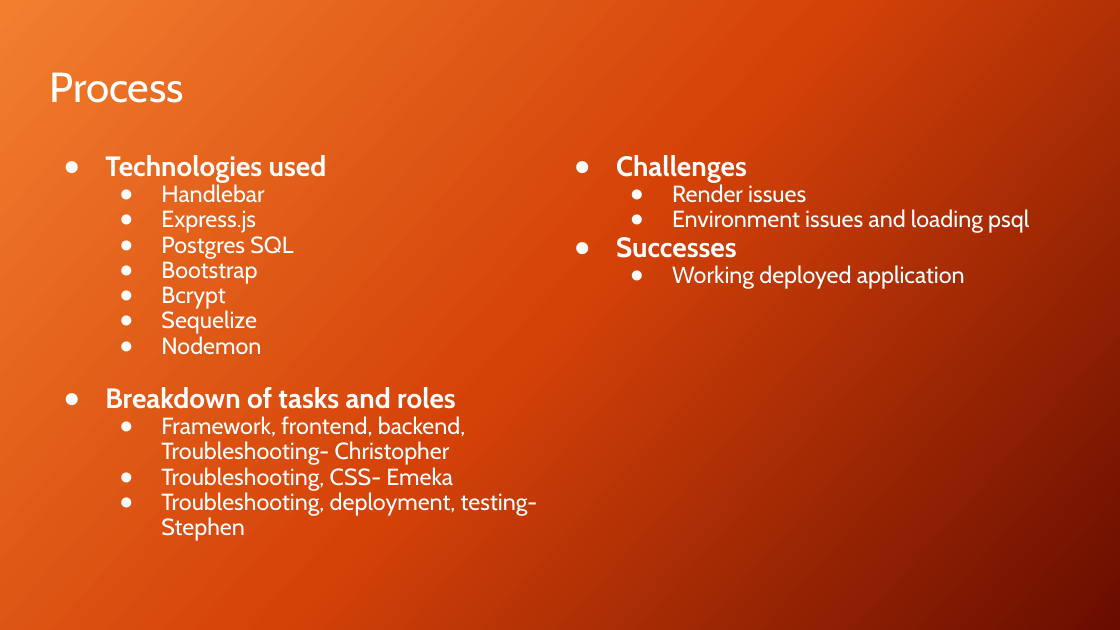
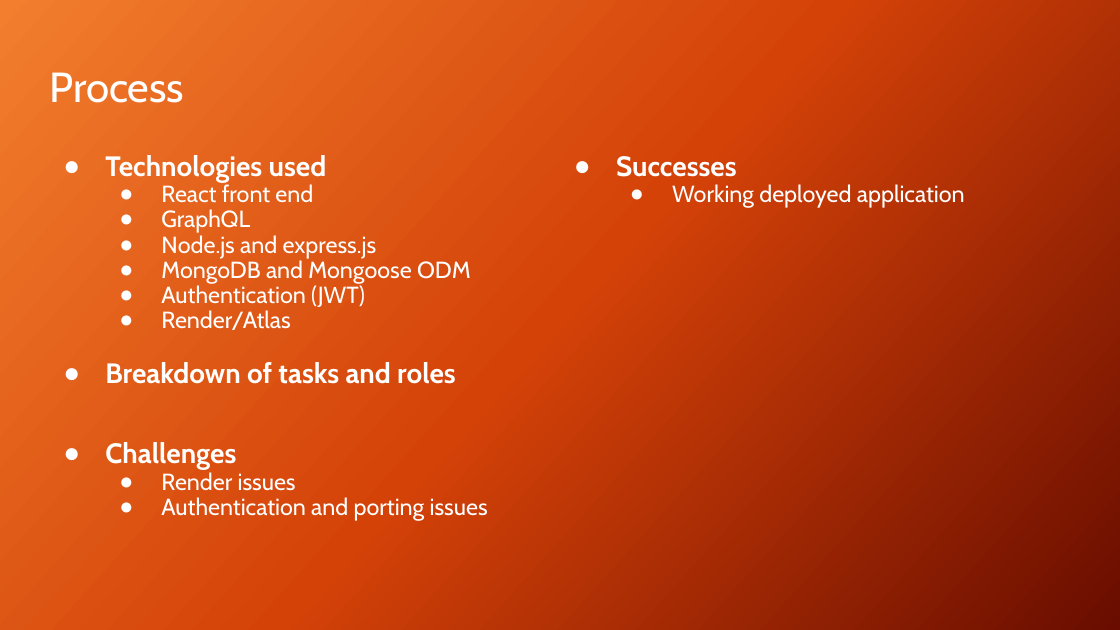
Before and after one commit to stephenw987/Fitness-Tracker, a slide deck: slide 4 of assets/Project03.pptx. Drawn at 1120x630 pixels with LibreOffice and Linux fonts; fonts in the diff are those of the drawing; background and template pictures are left out. Boxes give left, top, right and bottom in pixels: in the first picture for what was removed or moved away, otherwise in the second. Text is boxed around its words. In the diff, an @@ line names an element or a change of style, - is before the commit and + after.

```diff
--- a/assets/Project03.pptx
+++ b/assets/Project03.pptx
@@ text at bbox=[161, 182, 471, 330]: text changed @@
-  ● Handlebar
-  ● Express.js
-  ● Postgres SQL
-  ● Bootstrap
-  ● Bcrypt
-  ● Sequelize
-  ● Nodemon
+  ● React front end
+  ● GraphQL
+  ● Node.js and express.js
+  ● MongoDB and Mongoose ODM
+  ● Authentication (JWT)
+  ● Render/Atlas
@@ text at bbox=[161, 416, 538, 541]: paragraphs removed @@
-  ● Framework, frontend, backend, Troubleshooting- Christopher
-  ● Troubleshooting, CSS- Emeka
-  ● Troubleshooting, deployment, testing- Stephen
@@ text at bbox=[161, 497, 488, 521]: text changed @@
-  ● Environment issues and loading psql
+  ● Authentication and porting issues
```
Also in this commit, not shown: 5 other slides changed.
